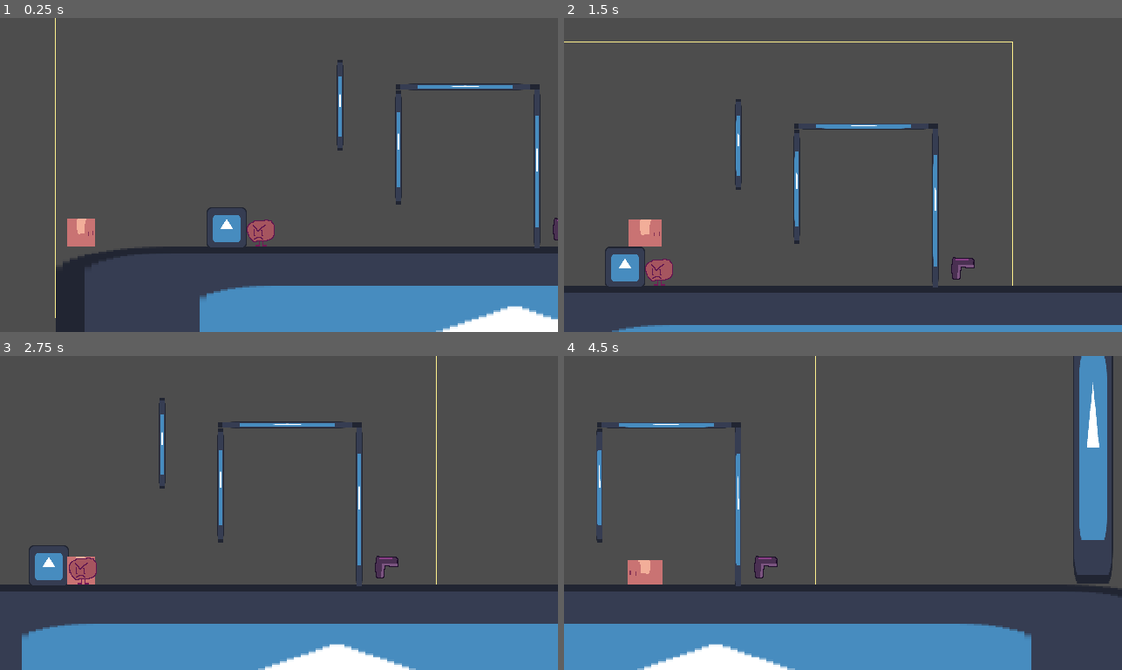
Above: before the commit, frames 1-4 (two rows, left to right).
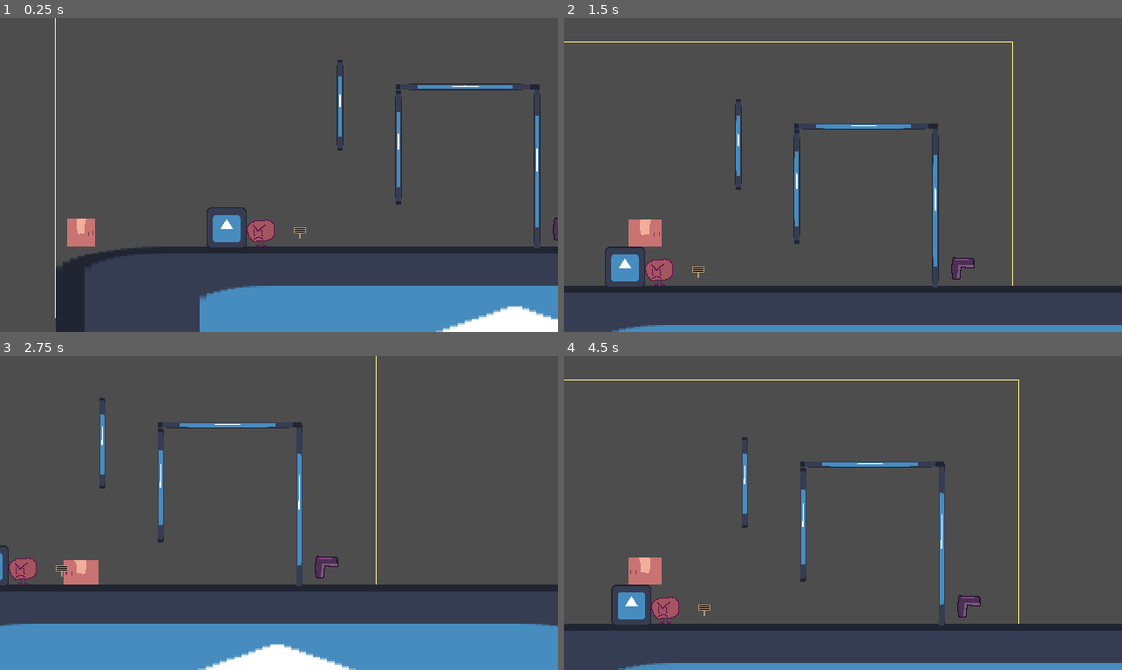
Above: after the commit, the same moments.

Repository: ben360xx/Outta-The-Box-Game-Jam
Game: Godot game, scene res://Scenes/Test.tscn
Two runs of this game, one before a commit and one after it. Both use one fixed random seed, a clock stepped at 60 frames per second and the inputs below. This scene is started directly instead of the project's main scene. The engine's default icon, where the game draws it, is replaced by a stand-in: a white triangle on a blue panel in a dark square.
Inputs (mouse positions are in pixels of both pictures, inside the frame that each line leads up to):
- Up to frame 1 (0.25 s): no input
- Up to frame 2 (1.5 s): tap Enter at 0.5 s; move the mouse to (965, 159) at 0.52 s; hold D (RIGHT) from 0.53 s (still down); click (965, 159) at 0.6 s; tap W (UP) at 0.77 s; move the mouse to (731, 190) at 1.27 s; click (731, 190) at 1.35 s
- Up to frame 3 (2.75 s): tap W (UP) at 1.52 s; move the mouse to (334, 443) at 2.02 s; release D (RIGHT) at 2.03 s; hold A (LEFT) from 2.03 s (still down); click (334, 443) at 2.1 s
- Up to frame 4 (4.5 s): move the mouse to (815, 575) at 2.77 s; release A (LEFT) at 2.78 s; hold D (RIGHT) 2.78-4.28 s; click (815, 575) at 2.85 s; tap W (UP) at 3.02, 3.77 s; move the mouse to (1010, 560) at 3.52 s; click (1010, 560) at 3.6 s; move the mouse to (675, 465) at 4.27 s; hold A (LEFT) from 4.28 s (still down); click (675, 465) at 4.35 s

The runs differ from the first frame. In frame 1, less than 0.1% of the frame differs, in the area x 52-55%, y 66-71%; in frame 2, less than 0.1%; in frame 3, 6.1%; in frame 4, 21%, in the area x 0-100%, y 0-100%.

Commit message:
TEsting signs

Diff:
--- a/Scenes/Test.tscn
+++ b/Scenes/Test.tscn
@@ -5,10 +5,10 @@
 [ext_resource type="Script" uid="uid://bllnwxyqo3hhy" path="res://Scripts/player.gd" id="3_efk68"]
 [ext_resource type="Texture2D" uid="uid://b7tbffnnsplj" path="res://Assets/Key.png" id="3_mma61"]
 [ext_resource type="Texture2D" uid="uid://b40pm7d5o0tkq" path="res://Assets/Player.png" id="4_f2nln"]
-[ext_resource type="Script" uid="uid://df5hg1fiskivp" path="res://Scripts/Gun_collide.gd" id="4_ki7sg"]
 [ext_resource type="Script" path="res://Scripts/Sqsh&Strch.gd" id="5_efk68"]
 [ext_resource type="Texture2D" uid="uid://dsfxcadscxpr2" path="res://Assets/Enemy.png" id="6_06fis"]
 [ext_resource type="Texture2D" uid="uid://bq7a40qht0wx4" path="res://Assets/Gun.png" id="8_rxb08"]
+[ext_resource type="Texture2D" uid="uid://ctjxxgtjhph" path="res://Assets/pixil-frame-0.png" id="9_rxb08"]
 
 [sub_resource type="RectangleShape2D" id="RectangleShape2D_efk68"]
 size = Vector2(128.00003, 129.60002)
@@ -21,6 +21,9 @@
 
 [sub_resource type="RectangleShape2D" id="RectangleShape2D_ki7sg"]
 size = Vector2(7, 14.775383)
+
+[sub_resource type="RectangleShape2D" id="RectangleShape2D_kq4yt"]
+size = Vector2(18, 278)
 
 [node name="Tutorial" type="Node2D" unique_id=434172438]
 texture_filter = 1
@@ -119,7 +122,6 @@
 texture = ExtResource("8_rxb08")
 
 [node name="Area2D" type="Area2D" parent="Gun" unique_id=1471177350]
-script = ExtResource("4_ki7sg")
 
 [node name="CollisionShape2D" type="CollisionShape2D" parent="Gun/Area2D" unique_id=1044727540]
 position = Vector2(3, 2.5)
@@ -166,5 +168,16 @@
 position = Vector2(-0.6479492, 2.6123123)
 shape = SubResource("RectangleShape2D_ki7sg")
 
+[node name="Sprite2D" type="Sprite2D" parent="." unique_id=1232041551]
+position = Vector2(280, 264)
+texture = ExtResource("9_rxb08")
+
+[node name="Area2D" type="Area2D" parent="Sprite2D" unique_id=1407534580]
+
+[node name="CollisionShape2D" type="CollisionShape2D" parent="Sprite2D/Area2D" unique_id=746133325]
+position = Vector2(1, -129)
+shape = SubResource("RectangleShape2D_kq4yt")
+
 [connection signal="body_entered" from="Gun/Area2D" to="Player" method="_on_area_2d_body_entered"]
 [connection signal="body_entered" from="Key/Key_Area" to="Player" method="_on_key_area_body_entered"]
+[connection signal="body_exited" from="Sprite2D/Area2D" to="Player" method="_on_sign_passed"]
--- a/Scripts/Gun_collide.gd
+++ b/Scripts/Gun_collide.gd
@@ -9,3 +9,7 @@
 # Called every frame. 'delta' is the elapsed time since the previous frame.
 func _process(delta: float) -> void:
 	pass
+
+
+func _on_sign_passed(body: Node2D) -> void:
+	pass # Replace with function body.
--- a/Scripts/player.gd
+++ b/Scripts/player.gd
@@ -5,6 +5,7 @@
 @export var JUMP_VELOCITY : float = 400.0
 @export var jump :bool = true
 @export var walljump :bool = true
+@export var invertMovement :bool = false
 @export var gun :bool = false
 @export var fallGraV : float = 0.3
 @export var grav : float = 1
@@ -52,12 +53,20 @@
 
 
 	# Horizontal movement
-	var direction := Input.get_axis("LEFT", "RIGHT")
+	if !invertMovement:
+		var direction := Input.get_axis("LEFT", "RIGHT")
 
-	if direction != 0:
-		velocity.x = direction * SPEED
+		if direction != 0:
+			velocity.x = direction * SPEED
+		else:
+			velocity.x = move_toward(velocity.x, 0, SPEED)
 	else:
-		velocity.x = move_toward(velocity.x, 0, SPEED)
+		var direction := Input.get_axis("LEFT", "RIGHT")
+
+		if direction != 0:
+			velocity.x = -direction * SPEED
+		else:
+			velocity.x = move_toward(velocity.x, 0, SPEED)
 
 
 	# Gun Kickback
@@ -68,7 +77,6 @@
 
 	move_and_slide()
 
-
 func _on_area_2d_body_entered(body: Node2D) -> void:
 	gun = true
 	get_node("Sprite/Sprite/Gun").show()
@@ -76,5 +84,8 @@
 
 
 func _on_key_area_body_entered(body: Node2D) -> void:
-	var scene = load("res://Scenes/Scolding.tscn")
-	scene.instantiate()
+	print()
+
+
+func _on_sign_passed(body: Node2D) -> void:
+	invertMovement=!invertMovement # Replace with function body.
Binary file added: Assets/pixil-frame-0.png
Not shown, added: Assets/pixil-frame-0.png.import
